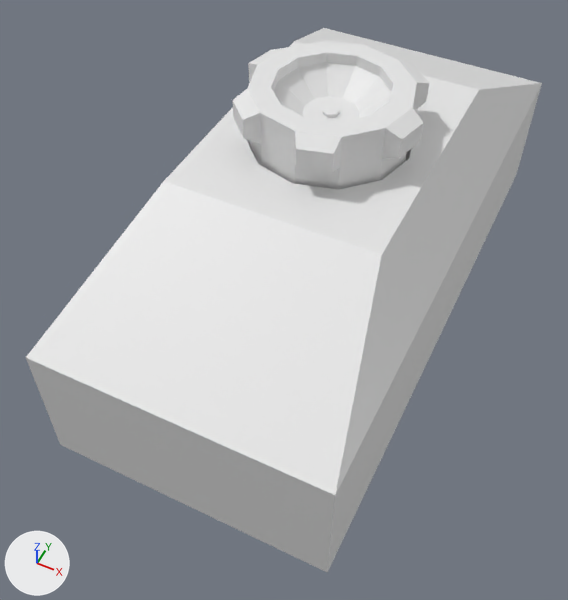
An edit to the Blender file src/main/resources/assets/eln/model/ElectricalFuse/ElectricalFuse.blend, drawn before and after from the same camera.
The view is the same before and after, from a 50 mm camera at (0.295, -0.712, 0.843) aimed at (-0.007, -0.107, 0.087). Arrows for +X, +Y and +Z are at lower left; the lights stay in place.

Before the edit, the objects in view are built like this:
```python
me_case = bpy.data.meshes.new('case')
me_case.from_pydata(...)  # 36 vertices, 24 faces; spans x -0.55..0.55, y -1.14..1.17, z 0.01..0.84
me_fusecase = bpy.data.meshes.new('FuseCase')
me_fusecase.from_pydata(...)  # 84 vertices, 73 faces; spans x -0.59..0.59, y -0.59..0.59, z -0.5..0.702
# before: 60 (0.18, 0.313, 0.702) at pixel (380, 66), 61 (0.0, 0.361, 0.702) at pixel (356, 55), 62 (0.313, 0.18, 0.702) at pixel (393, 83), 63 (0.361, 0.0, 0.702) at pixel (389, 101), 64 (0.313, -0.18, 0.702) at pixel (370, 115)
# before: 65 (0.18, -0.313, 0.702) at pixel (338, 121), 66 (0.0, -0.361, 0.702) at pixel (306, 117), 67 (-0.18, -0.313, 0.702) at pixel (281, 105), 68 (-0.313, -0.18, 0.702) at pixel (271, 87), 69 (-0.361, 0.0, 0.702) at pixel (277, 70)
# before: 70 (-0.313, 0.18, 0.702) at pixel (298, 57), 71 (-0.18, 0.313, 0.702) at pixel (326, 52)
me_fuseok = bpy.data.meshes.new('FuseOk')
me_fuseok.from_pydata(...)  # a 6-sided cylinder along z spanning x -0.433..0.433, y -0.5..0.5, z -0.5..0.5
me_fusetype = bpy.data.meshes.new('FuseType')
me_fusetype.from_pydata(...)  # 24 vertices, 13 faces; spans x -0.361..0.361, y -0.361..0.361, z 0.52..0.637
ob_case = bpy.data.objects.new('case', me_case)
ob_case.location = (0.0, 0.0, 0.0)
ob_case.scale = (0.33, 0.33, 0.33)
ob_fusecase = bpy.data.objects.new('FuseCase', me_fusecase)
ob_fusecase.location = (0.0, 0.0, 0.204)
ob_fusecase.scale = (0.191, 0.191, 0.2)
ob_fuseok = bpy.data.objects.new('FuseOk', me_fuseok)
ob_fuseok.location = (0.0, 0.0, 0.309)
ob_fuseok.scale = (0.0196, 0.02, 0.005)
ob_fusetype = bpy.data.objects.new('FuseType', me_fusetype)
ob_fusetype.location = (0.0, 0.0, 0.204)
ob_fusetype.scale = (0.191, 0.191, 0.2)
```
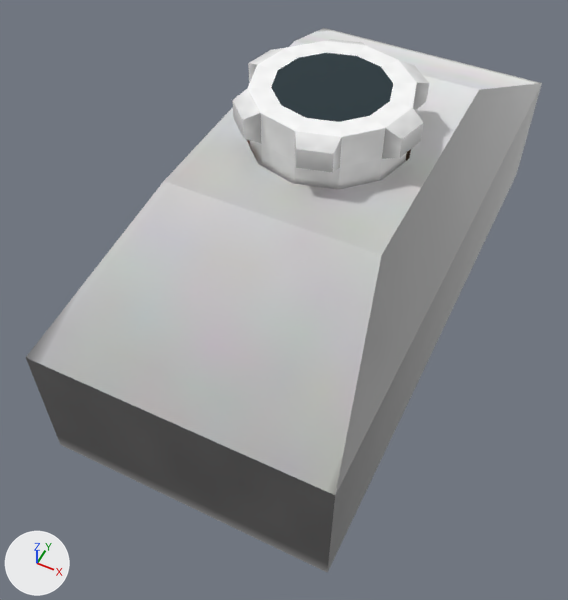
What differs and where, as boxes [x1, y1, x2, y2] in the pictures (568 x 600 px):
```json
{"object": "case", "change": "recoloured, surface changed", "before": [26, 28, 542, 573], "after": [26, 28, 542, 573], "on screen": "white to grey"}
{"object": "FuseType", "change": "recoloured", "before": [274, 63, 392, 122], "after": [274, 63, 392, 122]}
{"object": "FuseOk", "change": "recoloured", "before": [323, 106, 340, 118], "after": [323, 106, 340, 118]}
{"part": 2, "of": "me_fusecase", "change": "added", "after": [271, 53, 393, 122], "on screen": "blue"}
{"part": 3, "of": "me_fusecase", "change": "recoloured", "before": [233, 39, 423, 190], "after": [233, 39, 423, 190]}
```

Scene script edits in JSON lines:
```json
{"op": "add", "block": "img_electricalfuse", "code": ["img_electricalfuse = load_image('ElectricalFuse', 'ElectricalFuse.png', 64, 64, 'sRGB')"]}
{"op": "add", "block": "mat_electricalfuse", "code": ["mat_electricalfuse = principled_material('ElectricalFuse')", "mat_electricalfuse.texture = img_electricalfuse"]}
{"block": "me_case", "where": "me_case.from_pydata(...)  # 36 vertices, 24 faces; spans x -0.55..0.55, y -1.14..1.17, z 0.01..0.84"}
{"block": "me_case", "where": "# used by ob_case; location = (0.0, 0.0, 0.0); scale = (0.33, 0.33, 0.33)"}
{"block": "me_case", "change": "me_case part 1: texture (UV) coordinates of 24 of 24 faces, centred in x -0.55..0.55, y -1.14..1.17, z 0.01..0.84, changed; they spanned u 0.0..0.7, v 0.0..1.0 and now span u 0.0..0.73, v 0.71..1.0"}
{"op": "add", "block": "me_case", "code": "me_case.materials.append(mat_electricalfuse)  # picture img_electricalfuse"}
{"block": "me_fusetype", "where": "me_fusetype.from_pydata(...)  # 24 vertices, 13 faces; spans x -0.361..0.361, y -0.361..0.361, z 0.52..0.637"}
{"op": "add", "block": "me_fusetype", "code": "me_fusetype.materials.append(mat_electricalfuse)  # picture img_electricalfuse"}
{"block": "me_fusecase", "where": "# used by ob_fusecase; location = (0.0, 0.0, 0.204); scale = (0.191, 0.191, 0.2)"}
{"block": "me_fusecase", "where": "# verts and faces of me_fusecase; kept vertices keep their numbers, new ones are numbered from 84"}
{"op": "remove", "block": "me_fusecase", "code": "me_fusecase.from_pydata(...)  # 84 vertices, 73 faces; spans x -0.59..0.59, y -0.59..0.59, z -0.5..0.702"}
{"op": "add", "block": "me_fusecase", "code": "me_fusecase.from_pydata(...)  # 84 vertices, 74 faces; spans x -0.59..0.59, y -0.59..0.59, z -0.5..0.702"}
{"block": "me_fusecase", "change": "me_fusecase part 2"}
{"op": "add", "block": "me_fusecase", "code": "faces += [(60, 62, 63, 64, 65, 66, 67, 68, 69, 70, 71, 61)]"}
{"block": "me_fusecase", "change": "me_fusecase part 3: 73 faces spanning x -0.59..0.59, y -0.59..0.59, z -0.5..0.702 switch from no material to mat_electricalfuse (picture img_electricalfuse)"}
{"block": "me_fuseok", "where": "me_fuseok.from_pydata(...)  # 12 vertices, 8 faces; spans x -0.433..0.433, y -0.5..0.5, z -0.5..0.5"}
{"op": "add", "block": "me_fuseok", "code": "me_fuseok.materials.append(mat_electricalfuse)  # picture img_electricalfuse"}
```
